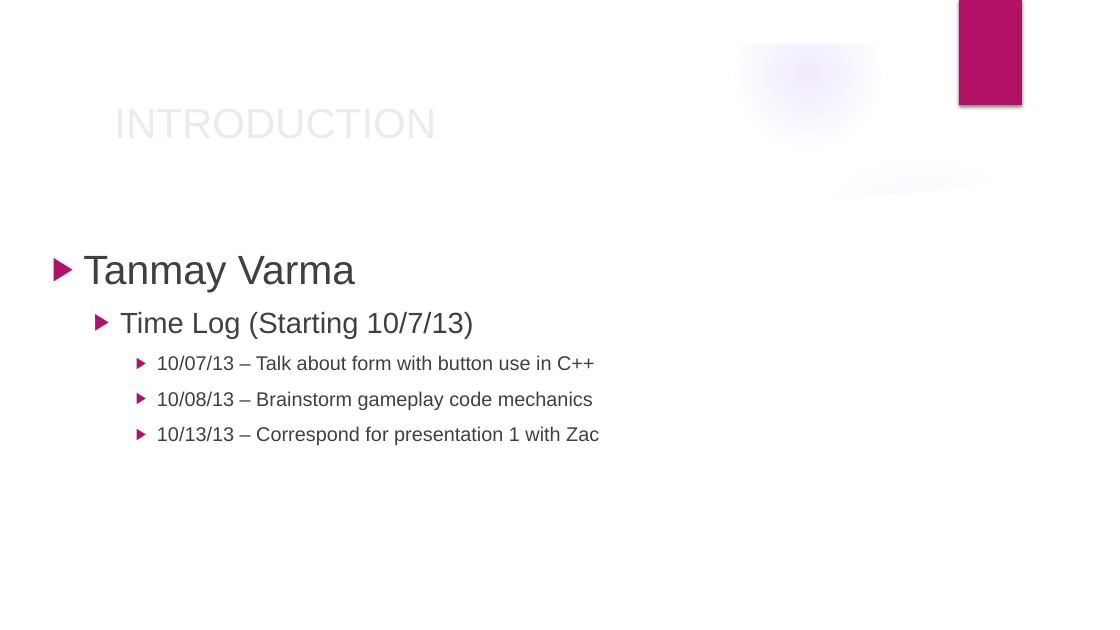
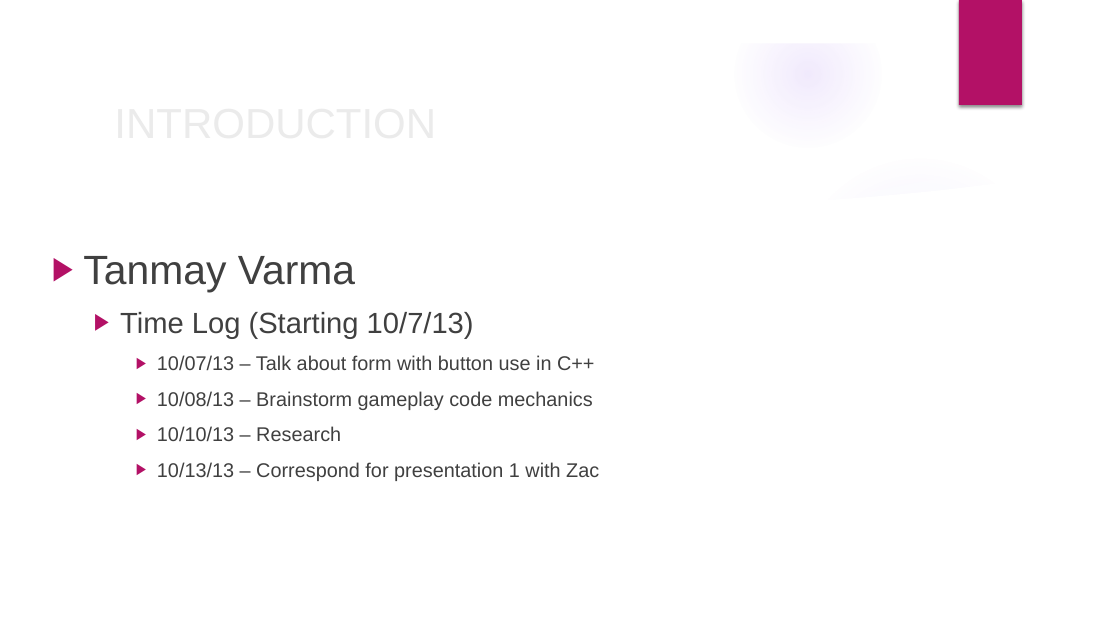
Before and after one commit to ciszwt/CIS641, a slide deck: slide 4 of CIS 641 PRESENTATION 1.pptx. Drawn at 1120x630 pixels with LibreOffice and Linux fonts; fonts in the diff are those of the drawing; background and template pictures are left out. Boxes give left, top, right and bottom in pixels: in the first picture for what was removed or moved away, otherwise in the second. Text is boxed around its words. In the diff, an @@ line names an element or a change of style, - is before the commit and + after.

Commit message:
Added time log for Tanmay - ZWT

```diff
--- a/CIS 641 PRESENTATION 1.pptx
+++ b/CIS 641 PRESENTATION 1.pptx
@@ text at <box>157,426,341,441</box>: paragraph added @@
+    ▶ 10/10/13 – Research
```
